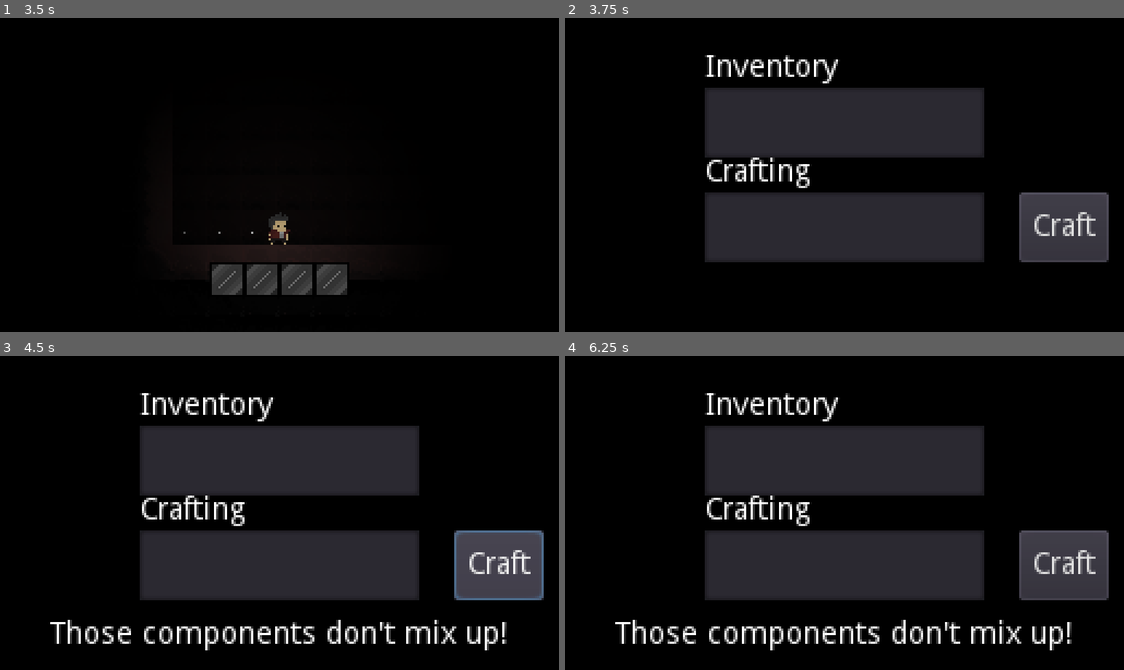
Above: before the commit, frames 1-4 (two rows, left to right).
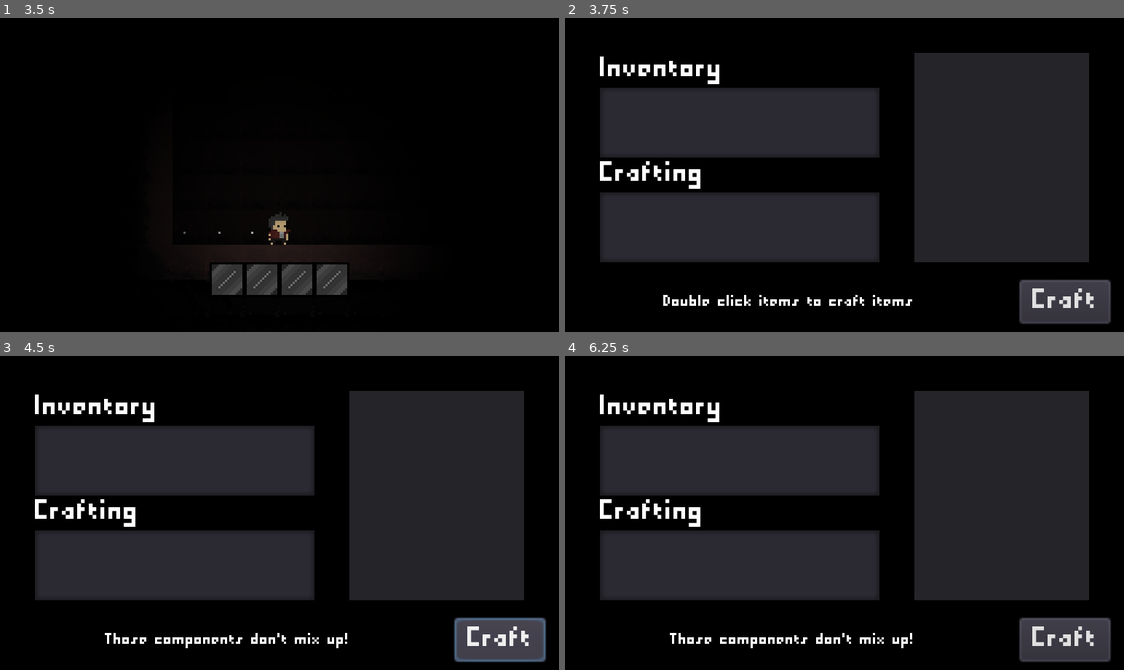
Above: after the commit, the same moments.

Repository: Darkystel/CraftJam
Game: Godot game, scene res://src/worlds/testworld.tscn
Same seed, same stepped clock (60 frames per second), same inputs: the game is played once before the commit and once after it.
Inputs (mouse positions are in pixels of both pictures, inside the frame that each line leads up to):
- Up to frame 1 (3.5 s): click (229, 278) at 0.5 s; click (262, 278) at 1.27 s; click (296, 278) at 2.02 s; click (329, 278) at 2.77 s
- Up to frame 2 (3.75 s): hold D (move_right) from 3.53 s (still down); hold I (crafting_hud) from 3.53 s (still down)
- Up to frame 3 (4.5 s): tap Space (jump) at 3.77 s; release D (move_right) at 4.25 s; release I (crafting_hud) at 4.25 s; click "Craft" at 4.25 s
- Up to frame 4 (6.25 s): tap Enter at 5 s; hold D (move_right) 5.03-5.78 s; tap I (crafting_hud) at 5.1, 6.05 s; tap Space (jump) at 5.27 s; hold A (move_left) from 5.78 s (still down); hold F (interact) from 5.78 s (still down)

Frame 1 is identical in both runs. In frame 2, 31% of the frame differs, in the area x 6-98%, y 11-98%; in frame 3, 34%; in frame 4, 33%.

Commit message:
added fonts and adjusted crafting ui

Diff:
--- /dev/null
+++ b/assets/fonts/main_font.tres
@@ -0,0 +1,7 @@
+[gd_resource type="DynamicFont" load_steps=2 format=2]
+
+[ext_resource path="res://assets/fonts/main_font_1.ttf" type="DynamicFontData" id=1]
+
+[resource]
+size = 14
+font_data = ExtResource( 1 )
--- /dev/null
+++ b/assets/fonts/main_font_small.tres
@@ -0,0 +1,7 @@
+[gd_resource type="DynamicFont" load_steps=2 format=2]
+
+[ext_resource path="res://assets/fonts/main_font_1.ttf" type="DynamicFontData" id=1]
+
+[resource]
+size = 8
+font_data = ExtResource( 1 )
--- /dev/null
+++ b/assets/themes/crafting_menu_theme.tres
@@ -0,0 +1,15 @@
+[gd_resource type="Theme" load_steps=2 format=2]
+
+[ext_resource path="res://assets/fonts/main_font.tres" type="DynamicFont" id=1]
+
+[resource]
+default_font = ExtResource( 1 )
+Label/colors/font_color = Color( 1, 1, 1, 1 )
+Label/colors/font_color_shadow = Color( 0, 0, 0, 0 )
+Label/colors/font_outline_modulate = Color( 1, 1, 1, 1 )
+Label/constants/line_spacing = 3
+Label/constants/shadow_as_outline = 0
+Label/constants/shadow_offset_x = 1
+Label/constants/shadow_offset_y = 1
+Label/fonts/font = null
+Label/styles/normal = null
--- a/src/UI/hud/crafting_HUD.tscn
+++ b/src/UI/hud/crafting_HUD.tscn
@@ -1,6 +1,8 @@
-[gd_scene load_steps=2 format=2]
+[gd_scene load_steps=4 format=2]
 
 [ext_resource path="res://src/UI/hud/scripts/crafting_HUD.gd" type="Script" id=1]
+[ext_resource path="res://assets/themes/crafting_menu_theme.tres" type="Theme" id=2]
+[ext_resource path="res://assets/fonts/main_font_small.tres" type="DynamicFont" id=3]
 
 [node name="crafting_HUD" type="Control"]
 anchor_right = 1.0
@@ -17,12 +19,15 @@
 anchor_top = 0.5
 anchor_right = 0.5
 anchor_bottom = 0.5
-margin_left = -64.0
+margin_left = -112.0
 margin_top = -40.0
-margin_right = 64.0
+margin_right = 16.0
 margin_bottom = 40.0
 rect_min_size = Vector2( 128, 80 )
 custom_constants/separation = 16
+__meta__ = {
+"_edit_group_": true
+}
 
 [node name="inventory_panel" type="Panel" parent="VBoxContainer"]
 margin_right = 128.0
@@ -32,6 +37,7 @@
 [node name="Label" type="Label" parent="VBoxContainer/inventory_panel"]
 margin_top = -16.0
 margin_right = 128.0
+theme = ExtResource( 2 )
 text = "Inventory"
 
 [node name="inventory_list" type="ItemList" parent="VBoxContainer/inventory_panel"]
@@ -53,6 +59,7 @@
 [node name="Label" type="Label" parent="VBoxContainer/crafting_panel"]
 margin_top = -16.0
 margin_right = 128.0
+theme = ExtResource( 2 )
 text = "Crafting"
 
 [node name="crafting_list" type="ItemList" parent="VBoxContainer/crafting_panel"]
@@ -70,17 +77,34 @@
 anchor_right = 1.0
 anchor_bottom = 1.0
 margin_left = -48.0
-margin_top = -64.0
+margin_top = -24.0
 margin_right = -7.0
-margin_bottom = -32.0
+margin_bottom = -4.0
+rect_pivot_offset = Vector2( 41, 20 )
+theme = ExtResource( 2 )
 text = "Craft"
 
+[node name="Panel" type="Panel" parent="."]
+anchor_left = 1.0
+anchor_right = 1.0
+margin_left = -96.0
+margin_top = 16.0
+margin_right = -16.0
+margin_bottom = 112.0
+
 [node name="description" type="Label" parent="."]
-margin_top = 112.0
-margin_right = 256.0
-margin_bottom = 144.0
+anchor_top = 1.0
+anchor_bottom = 1.0
+margin_left = 16.0
+margin_top = -24.0
+margin_right = 192.0
+margin_bottom = -4.0
+theme = ExtResource( 2 )
+custom_fonts/font = ExtResource( 3 )
+text = "Double click items to craft items "
 align = 1
 valign = 1
+autowrap = true
 [connection signal="item_activated" from="VBoxContainer/inventory_panel/inventory_list" to="." method="_on_inventory_list_item_activated"]
 [connection signal="item_activated" from="VBoxContainer/crafting_panel/crafting_list" to="." method="_on_crafting_list_item_activated"]
 [connection signal="pressed" from="craft" to="." method="_on_craft_pressed"]
--- a/src/UI/hud/scripts/crafting_HUD.gd
+++ b/src/UI/hud/scripts/crafting_HUD.gd
@@ -15,10 +15,12 @@
 func _unhandled_input(event):
 	if event.is_action_pressed("crafting_hud"):
 		if get_tree().paused:
+			get_tree().set_screen_stretch(SceneTree.STRETCH_MODE_VIEWPORT,SceneTree.STRETCH_ASPECT_KEEP, Vector2(256,144))
 			inventory_list.clear()
 			visible = false
 			get_tree().paused = false
 		else:
+			get_tree().set_screen_stretch(SceneTree.STRETCH_MODE_2D,SceneTree.STRETCH_ASPECT_KEEP, Vector2(256,144))
 			update_grids()
 			visible = true
 			get_tree().paused = true
--- a/src/tools/items_data/Green Ball.tres
+++ b/src/tools/items_data/Green Ball.tres
@@ -6,5 +6,6 @@
 [resource]
 script = ExtResource( 2 )
 name = "Green Ball"
+description = ""
 type = 1
 item_texture = ExtResource( 1 )
--- a/src/tools/items_data/Red Ball.tres
+++ b/src/tools/items_data/Red Ball.tres
@@ -6,5 +6,6 @@
 [resource]
 script = ExtResource( 2 )
 name = "Red Ball"
+description = ""
 type = 1
 item_texture = ExtResource( 1 )
--- a/src/tools/scripts/Item.gd
+++ b/src/tools/scripts/Item.gd
@@ -7,7 +7,8 @@
 
 	}
 
-export(String) var name = "No Name.png"
+export(String) var name = ""
+export(String) var description = ""
 export(types) var type = types.USABLE
 export(Texture) var item_texture = null
 
Binary file added: assets/fonts/main_font.ttf
Binary file added: assets/fonts/main_font_1.ttf
